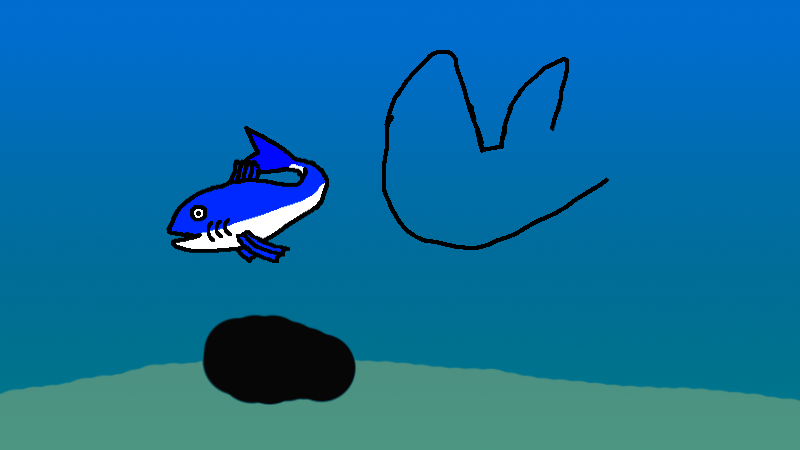
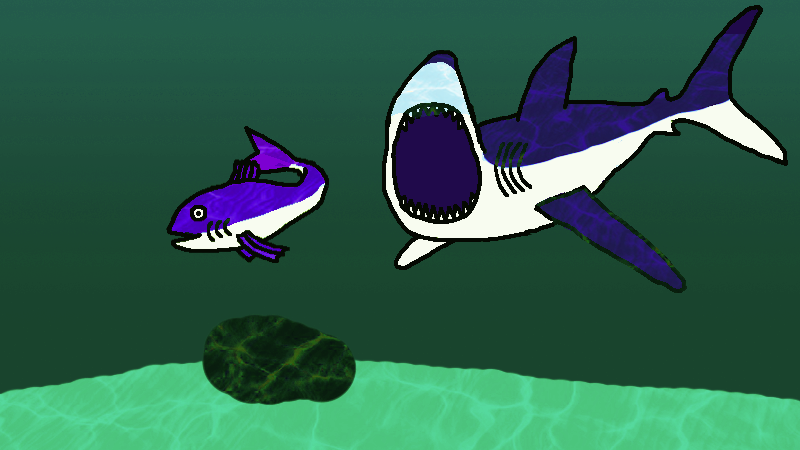
Layered file, before and after one edit (800x450). Changes by layer:
added group "Group 1" with 17 layers over [0, 0, 800, 450]
showed "sea bottom texture", opacity 38% → 18%, moved it into group "Group 1", painted on it over [0, 34, 800, 450]
moved "Surfaces" into group "Group 1" over [0, 5, 800, 450]
painted on "Shark" (2nd of 2, in "Group 1" › "Surfaces" › "Shark") over [384, 5, 788, 293]
added layer "Shark Belly Color" in group "Shark" over [384, 62, 786, 267]
added layer "Shark Color" in group "Shark" over [384, 7, 787, 290]
moved "Sea" into group "Group 1", painted on it over [0, 0, 800, 450]
